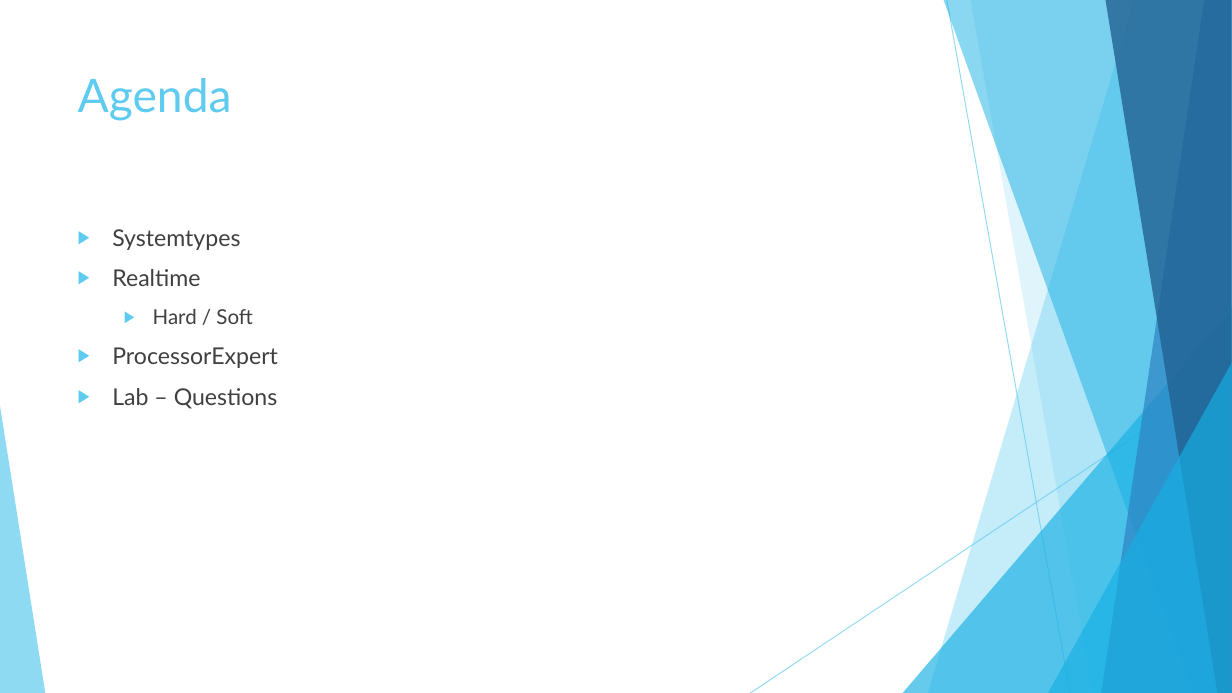
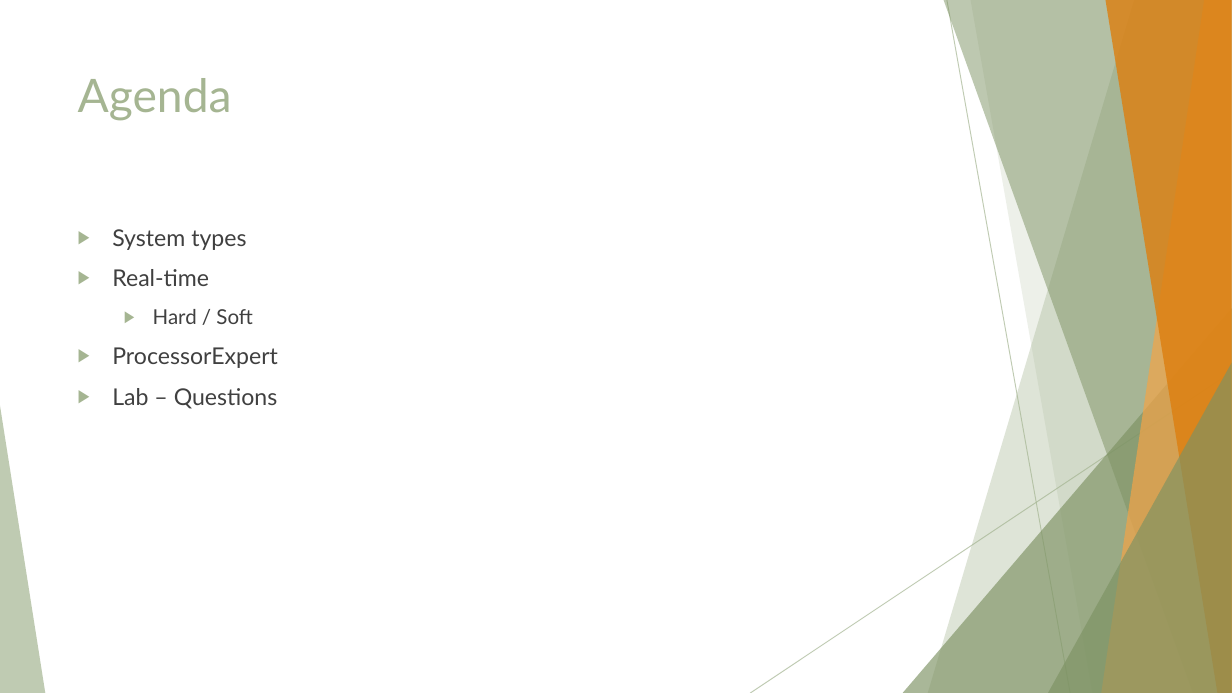
Before and after one commit to Floopy-Doo/INTRO_TrailAndError, a slide deck: slide 2 of Recap_System_Realtime_ProcessorExpert.pptx. Drawn at 1232x693 pixels with LibreOffice and Linux fonts; fonts in the diff are those of the drawing. Boxes give left, top, right and bottom in pixels: in the first picture for what was removed or moved away, otherwise in the second. Text is boxed around its words. In the diff, an @@ line names an element or a change of style, - is before the commit and + after.

```diff
--- a/Recap_System_Realtime_ProcessorExpert.pptx
+++ b/Recap_System_Realtime_ProcessorExpert.pptx
@@ freeform shape at [928, 0, 1232, 693]: fill #5FCBEF at 36% opacity to #A5B592 at 36% opacity @@
@@ freeform shape at [944, 0, 1232, 693]: fill #17B0E4 at 50% opacity to #7D9263 at 50% opacity @@
@@ line (947, 0) - (1070, 693): stroke #5FCBEF 0.75 pt to #A5B592 0.75 pt @@
@@ freeform shape at [970, 0, 1232, 693]: fill #5FCBEF at 20% opacity to #A5B592 at 20% opacity @@
@@ freeform shape at [1102, 0, 1232, 693]: fill #2E83C3 at 70% opacity to #F3A447 at 70% opacity @@
@@ freeform shape at [1105, 0, 1232, 693]: fill #226292 at 80% opacity to #DD7E0E at 80% opacity @@
@@ title "Agenda" at [78, 78, 232, 121]: text colour #5FCBEF to #A5B592 @@
@@ text at [112, 229, 246, 286]: text changed @@
-▶ Systemtypes
-▶ Realtime
+▶ System types
+▶ Real-time
@@ text at [112, 309, 278, 409]: bullet colour #5FCBEF to #A5B592 @@
@@ triangle at [903, 308, 1232, 693]: fill #17B0E4 at 66% opacity to #7D9263 at 66% opacity @@
@@ line (1232, 372) - (750, 693): stroke #5FCBEF 0.75 pt to #A5B592 0.75 pt @@
@@ triangle at [1048, 363, 1232, 693]: fill #17B0E4 at 66% opacity to #7D9263 at 66% opacity @@
@@ triangle at [0, 406, 45, 693]: fill #5FCBEF at 70% opacity to #A5B592 at 70% opacity @@
```
Also in this commit, not shown: 12 other slides changed.
